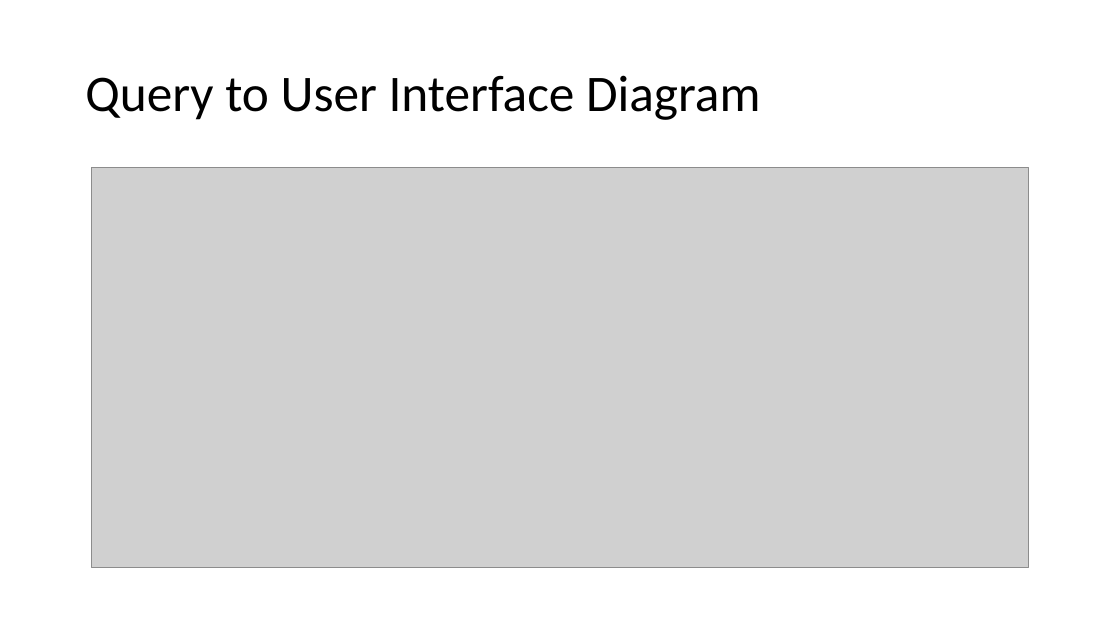
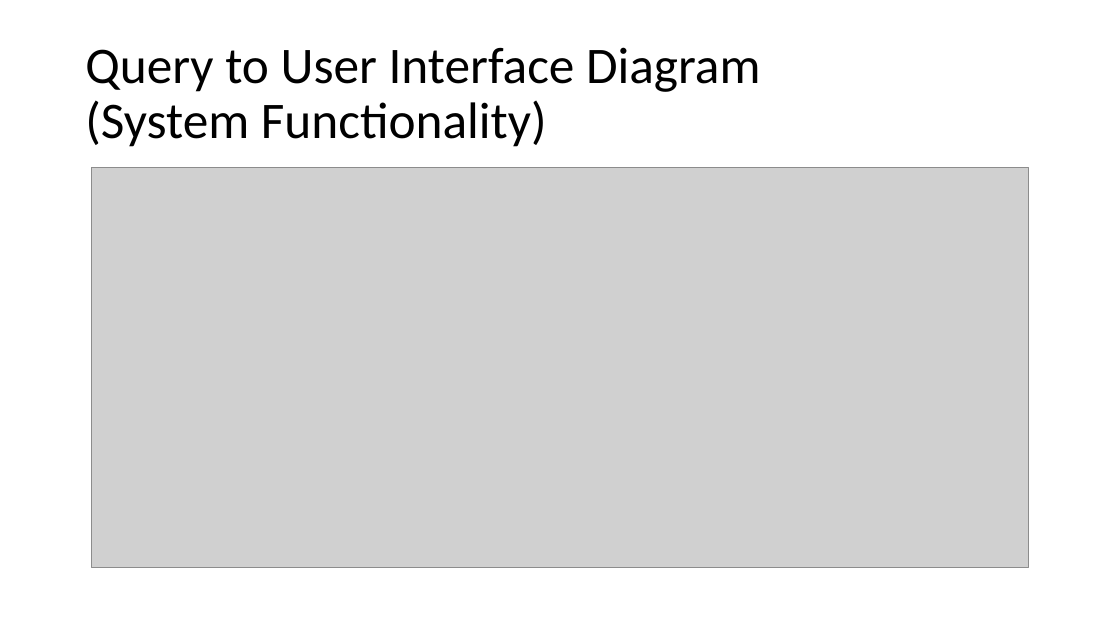
Before and after one commit to itsshortforleo/MovieRecommenderSystem, a slide deck: slide 7 of Powerpoint/CSC204 Reel Review Powerpoint Presentation.pptx (slide 4 before the commit). Drawn at 1120x630 pixels with LibreOffice and Linux fonts; fonts in the diff are those of the drawing; grey boxes stand for pictures. Boxes give left, top, right and bottom in pixels: in the first picture for what was removed or moved away, otherwise in the second. Text is boxed around its words. In the diff, an @@ line names an element or a change of style, - is before the commit and + after.

```diff
--- a/Powerpoint/CSC204 Reel Review Powerpoint Presentation.pptx
+++ b/Powerpoint/CSC204 Reel Review Powerpoint Presentation.pptx
@@ title at (85, 47, 761, 147): text changed @@
-Query to User Interface Diagram
+Query to User Interface Diagram
+(System Functionality)
```
Also in this commit, not shown: 2 other slides changed, 3 slides added, 1 other file.
